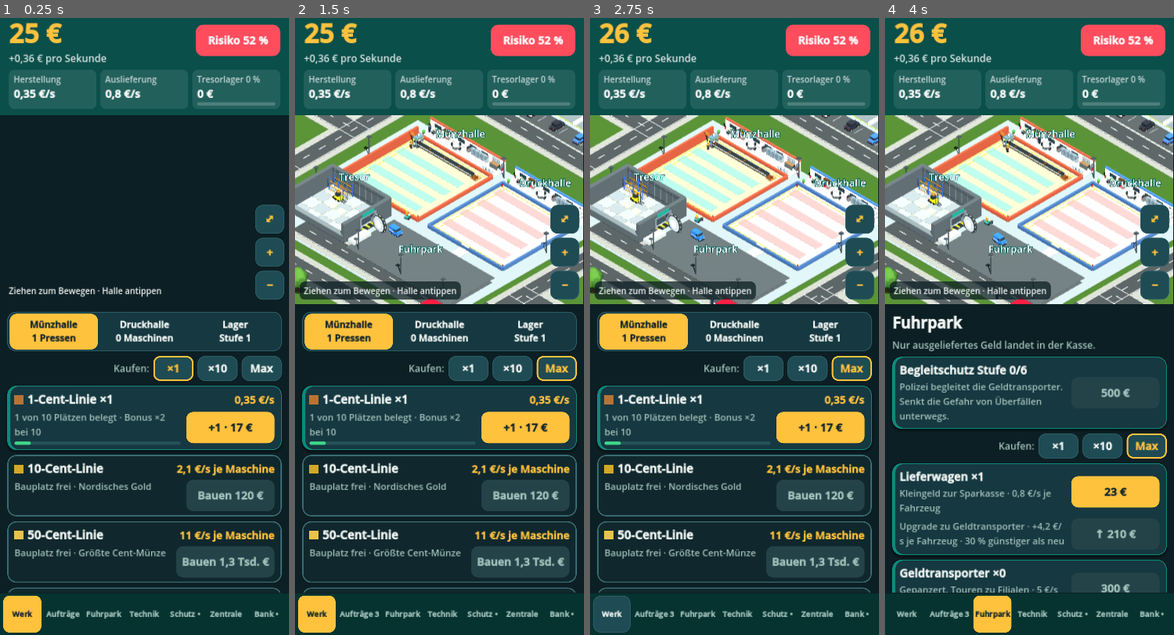
Above: before the commit, frames 1-4 (left to right).
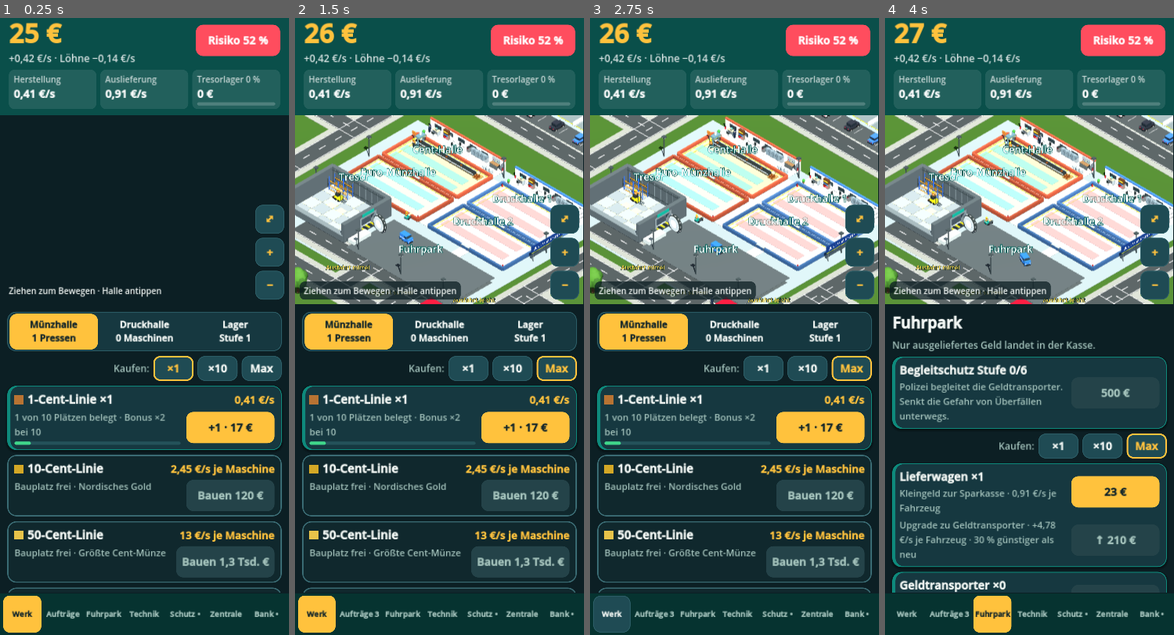
Above: after the commit, the same moments.

Repository: robertpahl1987-creator/bundesbank-idle
Game: Godot game, scene res://main.tscn
The game is run twice, just before and just after one commit, with the same random seed, the same clock (stepped at 60 frames per second) and the same inputs.
Inputs:
- Up to frame 1 (0.25 s): no input
- Up to frame 2 (1.5 s): click "+" at 0.5 s; click "Max" at 1.25 s
- Up to frame 3 (2.75 s): click "Werk" at 2 s
- Up to frame 4 (4 s): click "Fuhrpark" at 2.75 s; click "Max" at 3.5 s

The runs differ from the first frame. In frame 1, 0.6% of the frame differs, in the area x 7-89%, y 5-85%; in frame 2, 6.8%; in frame 3, 6.7%; in frame 4, 11%, in the area x 2-98%, y 0-94%.

Commit message:
Vier Hallen, Personalpflicht, Halten zum Kaufen, Bundesdruckerei-Schild, Ausfahrten leicht/mittel/schwer, Begleitschutz für Schwer- und Goldtransporte
Co-Authored-By: Claude Opus 5.5 <noreply@anthropic.com>
Claude-Session: https://claude.ai/code/session_017FzJGnvAkc8ZWZi8Mp49PX

Diff:
--- a/godot/main.gd
+++ b/godot/main.gd
@@ -142,8 +142,8 @@
 	{id="buch", n="Buchhaltung", d="Spart Lohnkosten: −5 % Löhne je Stufe.", c=20000.0},
 ]
 const STAFF := [
-	{id="arb", n="Produktionsmitarbeiter", d="Bedienen die Maschinen: bis +50 % Herstellung, wenn auf 2 Maschinen 1 Person kommt.", fee=50.0},
-	{id="fahr", n="Fahrer", d="Fahren die Transporter: bis +40 % Auslieferung bei 1 Fahrer je 2 Fahrzeuge.", fee=60.0},
+	{id="arb", n="Produktionsmitarbeiter", d="Ohne sie steht jede Maschine still. Mehr Maschinen brauchen mehr Personal.", fee=50.0},
+	{id="fahr", n="Fahrer", d="Ohne Fahrer wird nichts ausgeliefert – und ohne Auslieferung kein Geld.", fee=60.0},
 	{id="wach", n="Wachleute", d="+4 % Schutz je Person (bis +100 %).", fee=80.0},
 	{id="putz", n="Reinigungskräfte", d="+2 % Herstellung je Person (bis +20 %), weniger Maschinenschäden. Braucht den Putzraum.", fee=40.0},
 	{id="verw", n="Verwaltungskräfte", d="+3 % Auftragslohn je Person (bis +60 %), −2 % Löhne (bis −40 %). Braucht das Personalbüro.", fee=100.0},
@@ -293,7 +293,7 @@
 	return {cash=25.0, stock=0.0, lv=0, total=0.0, life=0.0, l={"c1": 1}, v={"v1": 1}, t={}, f={}, g={"g1": 2},
 		rep=0, next=90.0, warn=0.0, gang=0, won=0, lost=0, log=[], ts=now(), mig1=1, orders=[], odone=0,
 		mgr={}, auto={}, sites={}, shred=0, gold=0, zins=2, fx=[], gt=0.0, ev_next=240.0, ev_cur="", daily_day=0, streak=0,
-		box_ts=0.0, ach={}, coins=[], fakes=0, gfx=2, rooms={}, staff={}, owed=0.0, payday=300.0, unpaid_until=0.0, paid_total=0.0, hunt_next=60.0, escort=0, museum=0, amb_next=300.0, comm_next=300.0, fire=0, fire_t=0.0, fire_next=480.0, fires=0}
+		box_ts=0.0, ach={}, coins=[], fakes=0, gfx=2, rooms={}, staff={"arb": 1, "fahr": 1}, owed=0.0, payday=300.0, unpaid_until=0.0, paid_total=0.0, hunt_next=60.0, escort=0, museum=0, amb_next=300.0, comm_next=300.0, fire=0, fire_t=0.0, fire_next=480.0, fires=0}
 
 func load_game() -> void:
 	S = blank()
@@ -418,6 +418,16 @@
 	for k in ["orders", "fx", "coins"]:
 		if typeof(b[k]) != TYPE_ARRAY:
 			b[k] = []
+	if not b.has("staff_need_v1"):
+		# Umstellung „ohne Personal kein Verdienst“: vorhandene Spielstände bekommen einmalig genug Personal
+		b["staff_need_v1"] = true
+		var keep_s := S
+		S = b
+		if typeof(S["staff"]) != TYPE_DICTIONARY:
+			S["staff"] = {}
+		S["staff"]["arb"] = max(staff("arb"), need_arb())
+		S["staff"]["fahr"] = max(staff("fahr"), need_fahr())
+		S = keep_s
 	if not b.has("fleet_auto_off"):
 		b["auto"]["fleet"] = false
 		b["fleet_auto_off"] = true
@@ -496,7 +506,7 @@
 	return 1.0 + 0.05 * float(S["rep"]) if int(S["museum"]) > 0 else 1.0
 
 func glob_m() -> float:
-	return (1.0 + 0.03 * int(S["gold"])) * (1.0 + 0.02 * ach_n()) * museum_m() * fx_m("prod") * (1.0 + staff_prod_bonus()) * (1.0 + 0.04 * room("chef"))
+	return (1.0 + 0.03 * int(S["gold"])) * (1.0 + 0.02 * ach_n()) * museum_m() * fx_m("prod") * cov_arb() * (1.0 + staff_prod_bonus()) * (1.0 + 0.04 * room("chef"))
 
 func hall_m(note: bool) -> float:
 	var m := 1.0
@@ -562,23 +572,35 @@
 		n += cnt("v", v.id)
 	return n
 
+## Ohne Personal kein Verdienst: Maschinen brauchen Bedienpersonal, Fahrzeuge brauchen Fahrer
+func need_arb() -> int:
+	var m := machines_total()
+	return 0 if m == 0 else int(ceil(sqrt(float(m))))
+
+func need_fahr() -> int:
+	var v := vans_total()
+	return 0 if v == 0 else int(ceil(sqrt(float(v))))
+
+func cov_arb() -> float:
+	var n := need_arb()
+	return 1.0 if n == 0 else min(1.0, float(staff("arb")) / n)
+
+func cov_fahr() -> float:
+	var n := need_fahr()
+	return 1.0 if n == 0 else min(1.0, float(staff("fahr")) / n)
+
+## Zusatzbonus (Zufriedenheit, Reinigung) – nur wenn genug Personal da ist
 func staff_prod_bonus() -> float:
-	var need: float = max(1.0, machines_total() / 2.0)
-	var b: float = 0.5 * min(1.0, staff("arb") / need)
-	b += min(0.2, 0.02 * staff("putz"))
-	return b * morale_f()
+	return (0.3 * morale() / 100.0 + min(0.2, 0.02 * staff("putz"))) * cov_arb()
 
 func staff_del_bonus() -> float:
-	var need: float = max(1.0, vans_total() / 2.0)
-	return 0.4 * min(1.0, staff("fahr") / need) * morale_f()
+	return 0.25 * morale() / 100.0 * cov_fahr()
 
 ## Lohnkosten pro Sekunde: ein Teil des Mehrertrags, den das Personal bringt
 func wage_rate() -> float:
 	if staff_total() == 0:
 		return 0.0
-	var bonus: float = staff_prod_bonus()
-	var share: float = bonus / (1.0 + bonus)
-	var base_w: float = income() * share * 0.35 + staff_total() * 0.05
+	var base_w: float = income() * 0.1 + staff_total() * 0.05
 	var cut: float = min(0.4, 0.02 * staff("verw")) + 0.05 * room("buch")
 	return base_w * max(0.3, 1.0 - cut)
 
@@ -628,7 +650,7 @@
 	return s
 
 func del_m() -> float:
-	return tm("del") * rep_m() * (2.0 if has_d("sites", "leipzig") else 1.0) * (1.5 if has_d("mgr", "fleet") else 1.0) * fx_m("del") * (1.0 + staff_del_bonus())
+	return tm("del") * rep_m() * (2.0 if has_d("sites", "leipzig") else 1.0) * (1.5 if has_d("mgr", "fleet") else 1.0) * fx_m("del") * cov_fahr() * (1.0 + staff_del_bonus())
 
 func deliv_calc() -> float:
 	var s := 0.0
@@ -975,7 +997,13 @@
 var fling := 0.0
 var scroll_pos := 0.0
 
+func _clear_hold() -> void:
+	hold_fired = false
+
 func _input(ev: InputEvent) -> void:
+	if ev is InputEventMouseButton and not ev.pressed and ev.button_index == MOUSE_BUTTON_LEFT:
+		hold_active = false
+		call_deferred("_clear_hold")
 	if scroll == null:
 		return
 	if ev is InputEventScreenTouch and ev.index == 0:
@@ -987,6 +1015,8 @@
 			scroll_pos = scroll.scroll_vertical
 		else:
 			touch_active = false
+			hold_active = false
+			call_deferred("_clear_hold")
 	elif ev is InputEventScreenDrag and ev.index == 0 and touch_active:
 		drag_dist += abs(ev.relative.y) + abs(ev.relative.x) * 0.5
 		if drag_dist > 14.0:
@@ -1079,6 +1109,7 @@
 func _process(dt: float) -> void:
 	dt = min(dt, 1.0)
 	fling_tick(dt)
+	hold_tick(dt)
 	world_render_tick(dt)
 	download_tick()
 	S["gt"] = float(S["gt"]) + dt
@@ -1130,7 +1161,7 @@
 		l.size_flags_horizontal = Control.SIZE_EXPAND_FILL
 	return l
 
-func btn(t: String, cb: Callable, kind := "main", minw := 190) -> Button:
+func btn(t: String, cb: Callable, kind := "main", minw := 190, rep := false) -> Button:
 	var b := Button.new()
 	b.text = t
 	b.custom_minimum_size = Vector2(minw, 78)
@@ -1162,9 +1193,42 @@
 	b.add_theme_color_override("font_focus_color", fg)
 	b.add_theme_color_override("font_disabled_color", C_MUT)
 	b.pressed.connect(func():
-		if not drag_scrolled:
+		if not drag_scrolled and not hold_fired:
 			cb.call())
+	if rep:
+		b.button_down.connect(func():
+			hold_cb = cb
+			hold_active = true
+			hold_fired = false
+			hold_t = 0.45
+			hold_n = 0)
 	return b
+
+## Gedrückt halten: wiederholt kaufen, immer schneller, bis das Geld nicht mehr reicht
+var hold_cb: Callable
+var hold_active := false
+var hold_fired := false
+var hold_t := 0.0
+var hold_n := 0
+
+func hold_tick(dt: float) -> void:
+	if not hold_active:
+		return
+	if drag_scrolled:
+		hold_active = false
+		return
+	hold_t -= dt
+	if hold_t > 0.0:
+		return
+	var c0: float = float(S["cash"])
+	if hold_cb.is_valid():
+		hold_cb.call()
+	hold_fired = true
+	hold_n += 1
+	if is_equal_approx(float(S["cash"]), c0):
+		hold_active = false
+		return
+	hold_t = max(0.03, 0.16 - hold_n * 0.012)
 
 func pbar(h := 10) -> ProgressBar:
 	var p := ProgressBar.new()
@@ -1626,7 +1690,7 @@
 		var desc := lbl("", 23, C_MUT, false, true)
 		left.add_child(desc)
 		var key: String = it.k
-		var b := btn("", func(): buy(key), "main", 220)
+		var b := btn("", func(): buy(key), "main", 220, true)
 		b.size_flags_vertical = Control.SIZE_SHRINK_CENTER
 		row.add_child(b)
 		refs[key] = {btn=b, desc=desc, title=t, panel=p}
@@ -1951,7 +2015,9 @@
 	bar_stock.value = sp
 	var hint := ""
 	if S["warn"] <= 0.0:
-		if sp > 95.0 and p > d:
+		if cov_arb() < 1.0 or cov_fahr() < 1.0:
+			hint = "Zu wenig Personal: %s einstellen (Zentrale → Personal)!" % ("Produktionsmitarbeiter und Fahrer" if cov_arb() < 1.0 and cov_fahr() < 1.0 else ("Produktionsmitarbeiter" if cov_arb() < 1.0 else "Fahrer"))
+		elif sp > 95.0 and p > d:
 			hint = "Lager voll – mehr Fahrzeuge oder größeres Lager!"
 		elif p > d * 1.5:
 			hint = "Fuhrpark kommt nicht hinterher."
@@ -2699,7 +2765,7 @@
 	row.add_child(left)
 	left.add_child(lbl(title, 28, C_INK, true, true))
 	left.add_child(lbl(desc, 23, C_MUT, false, true))
-	var b := btn(label, func(): buy_extra(key), "main", 220)
+	var b := btn(label, func(): buy_extra(key), "main", 220, not key.begins_with("auto"))
 	b.disabled = not ok or done
 	b.size_flags_vertical = Control.SIZE_SHRINK_CENTER
 	row.add_child(b)
@@ -2825,7 +2891,7 @@
 		var id: String = st.id
 		var minus := btn("−", func(): hire(id, -(int(amt) if amt != "max" else 10)), "light", 80)
 		row.add_child(minus)
-		var plus := btn("", func(): hire(id, hire_count(id)), "main", 230)
+		var plus := btn("", func(): hire(id, hire_count(id)), "main", 230, true)
 		row.add_child(plus)
 		refs["st:" + id] = {cnt=cnt_l, eff=eff, plus=plus, minus=minus}
 
@@ -2854,9 +2920,9 @@
 		var e := ""
 		match st.id:
 			"arb":
-				e = "Bedarf: %d · Bonus Herstellung +%d %%" % [int(ceil(machines_total() / 2.0)), int(staff_prod_bonus() * 100)]
+				e = "Benötigt: %d · Maschinen laufen zu %d %%" % [need_arb(), int(cov_arb() * 100)]
 			"fahr":
-				e = "Bedarf: %d · Bonus Auslieferung +%d %%" % [int(ceil(vans_total() / 2.0)), int(staff_del_bonus() * 100)]
+				e = "Benötigt: %d · Fahrzeuge fahren zu %d %%" % [need_fahr(), int(cov_fahr() * 100)]
 			"wach":
 				e = "Schutz +%d %%" % int(min(1.0, 0.04 * n) * 100)
 			"putz":
--- a/godot/world.gd
+++ b/godot/world.gd
@@ -53,7 +53,7 @@
 	var tot := 0
 	for k in ["v1", "v2", "v3", "v4"]:
 		tot += cnt("v", k)
-	parts.append("fleet%d" % min(tot, 12))
+	parts.append("fleet%d,gold%d" % [min(tot, 12), int(int(S["gold"]) > 0)])
 	for k in ["v1", "v2", "v3", "v4"]:
 		parts.append(k + str(int(cnt("v", k) > 0)))
 	for k in ["v5", "v6", "v7", "v8"]:
@@ -417,6 +417,30 @@
 	extinguisher(cx + 6.8, z0 - 0.85)
 
 ## Fußwege und Türen von der Hofseite in die Halle
+const HALL_A := [-13.0, -6.4]
+const HALL_B := [-5.6, 1.0]
+const LINE_Z := {"c1": -11.75, "c10": -9.65, "c50": -7.55, "e1": -3.9, "e2": -1.3, "s5": -11.0, "s20": -8.3, "s100": -3.9, "s200": -1.3}
+
+## Hallenboden mit niedrigen Wänden; Durchgänge zum Mittelgang
+func hall_box(cx: float, z0: float, z1: float, floor_c: String, wall: String) -> void:
+	var d := z1 - z0
+	var cz := (z0 + z1) / 2.0
+	B(14, 0.14, d, floor_c, cx, 0.12, cz)
+	B(14, 0.5, 0.3, wall, cx, 0.35, z0)
+	B(14, 0.5, 0.3, wall, cx, 0.35, z1)
+	B(0.3, 0.5, d, wall, cx - 7.0, 0.35, cz)
+	B(0.3, 0.5, d, wall, cx + 7.0, 0.35, cz)
+	# Tür zum Mittelgang
+	var zd := z1 if z1 < -6.0 else z0
+	B(1.4, 0.06, 0.34, "#9aa3a8", cx, 0.62, zd)
+	B(0.1, 0.5, 0.34, "#5a6163", cx - 0.72, 0.36, zd)
+	B(0.1, 0.5, 0.34, "#5a6163", cx + 0.72, 0.36, zd)
+	# gelbe Fußwege
+	B(0.08, 0.02, d - 0.4, "#ffd21a", cx - 6.65, 0.2, cz)
+	B(0.08, 0.02, d - 0.4, "#ffd21a", cx - 5.95, 0.2, cz)
+	B(13.4, 0.02, 0.08, "#ffd21a", cx, 0.2, z1 - 0.3)
+	B(13.4, 0.02, 0.08, "#ffd21a", cx, 0.2, z0 + 0.3)
+
 func hall_paths(cx: float, note: bool) -> void:
 	# Tür in der vorderen Hallenwand
 	B(1.4, 0.06, 0.32, "#9aa3a8", cx, 0.62, 1.0)
@@ -424,12 +448,6 @@
 	B(0.1, 0.5, 0.32, "#5a6163", cx + 0.72, 0.36, 1.0)
 	# Gehweg zum Hof
 	B(1.6, 0.05, 2.0, "#c9c3b5", cx, 0.12, 2.0)
-	# Fußgängerwege in der Halle (gelbe Linien)
-	var x0 := cx - 6.8
-	B(0.08, 0.02, 13.6, "#ffd21a", x0 + 0.15, 0.2, -6.0)
-	B(0.08, 0.02, 13.6, "#ffd21a", x0 + 0.85, 0.2, -6.0)
-	B(13.4, 0.02, 0.08, "#ffd21a", cx, 0.2, 0.35)
-	B(13.4, 0.02, 0.08, "#ffd21a", cx, 0.2, -12.4)
 	extinguisher(cx + 6.6, 0.6)
 	extinguisher(cx - 6.6, -12.5)
 
@@ -460,7 +478,7 @@
 	[-19.0, -38.5, 19.0, -26.5],
 	[25.0, -4.0, 37.0, 9.5], [23.0, 13.5, 34.0, 19.0],
 	[-36.0, -12.0, -26.5, -3.0], [-33.0, 1.5, -25.5, 8.5], [-38.0, 9.5, -25.0, 18.5],
-	[-60.0, 25.0, 90.0, 28.5],
+	[-60.0, 25.0, 90.0, 28.5], [7.0, 18.0, 13.0, 55.0], [-25.0, 18.0, -19.0, 55.0],
 	[39.0, -36.0, 52.0, -20.0], [44.0, -14.0, 58.0, -1.0], [42.0, 2.0, 56.0, 11.0], [50.0, 15.0, 64.0, 33.0],
 ]
 
@@ -536,18 +554,14 @@
 func build_static() -> void:
 	B(320, 0.2, 320, "#3c5e27", 0, -0.1, 0)
 	B(35, 0.1, 31, "#8e9a9e", 0, 0.05, 0)
-	# Münzhalle (warm)
-	B(14, 0.14, 14, "#cdb68a", -8, 0.12, -6)
-	B(14, 0.5, 0.3, "#a8503a", -8, 0.35, -13)
-	B(0.3, 1.5, 14, "#a8503a", -15, 0.85, -6)
-	B(0.3, 0.5, 14, "#a8503a", -1, 0.35, -6)
-	B(14, 0.5, 0.3, "#a8503a", -8, 0.35, 1)
-	# Druckhalle (blau)
-	B(14, 0.14, 14, "#a8b6c4", 8, 0.12, -6)
-	B(14, 0.5, 0.3, "#41638f", 8, 0.35, -13)
-	B(0.3, 0.5, 14, "#41638f", 1, 0.35, -6)
-	B(0.3, 0.5, 14, "#41638f", 15, 0.35, -6)
-	B(14, 0.5, 0.3, "#41638f", 8, 0.35, 1)
+	# Vier Fertigungshallen: Cent, Euro-Münzen, Druckhalle 1 und 2 – getrennt durch einen Mittelgang
+	hall_box(-8.0, HALL_A[0], HALL_A[1], "#cdb68a", "#a8503a")
+	hall_box(-8.0, HALL_B[0], HALL_B[1], "#d3c29c", "#8f4632")
+	hall_box(8.0, HALL_A[0], HALL_A[1], "#a8b6c4", "#41638f")
+	hall_box(8.0, HALL_B[0], HALL_B[1], "#b3bfcb", "#35557c")
+	# Mittelgang mit Querweg zwischen den Hallen
+	B(30.0, 0.05, 0.8, "#c9c3b5", 0.0, 0.12, -6.0)
+	B(1.6, 0.05, 14.0, "#c9c3b5", 0.0, 0.12, -6.0)
 	# Tresor
 	B(10, 0.14, 8, "#c9b27a", -10, 0.12, 7)
 	# Hof, Rampe, Straße
@@ -566,6 +580,37 @@
 	road(-22.0, -8.0, -27.5, -8.0)
 	road(-22.0, 5.0, -27.0, 5.0)
 	road(-22.0, 14.0, -27.0, 14.0)
+	# Ausfahrten für mittlere und schwere Transporte (Süd), Abfahrten über die Bahn
+	road(2.0, 12.8, 2.0, RING_S)
+	road(10.0, 12.8, 10.0, RING_S)
+	road(10.0, RING_S, 10.0, 52.0)
+	road(-22.0, RING_S, -22.0, 52.0)
+	for ex in [["Ausfahrt leicht", 19.2, 10.6], ["Ausfahrt mittel", 2.0, 17.2], ["Ausfahrt schwer", 10.0, 17.2]]:
+		var el := Label3D.new()
+		el.text = ex[0]
+		el.font_size = 72
+		el.pixel_size = 0.011
+		el.outline_size = 16
+		el.outline_modulate = Color("#13262a")
+		el.modulate = Color("#ffc23d")
+		el.billboard = BaseMaterial3D.BILLBOARD_ENABLED
+		el.no_depth_test = true
+		el.position = Vector3(ex[1], 2.2, ex[2])
+		add_child(el)
+	# Schild der Bundesdruckerei an der Druckerei
+	for zz in [-8.6, -3.4]:
+		C(0.06, 0.06, 2.3, "#5a6163", 16.3, 1.2, zz, null, 6)
+	B(0.12, 1.0, 5.8, "#13336b", 16.3, 2.0, -6.0)
+	B(0.13, 0.08, 5.8, "#e9b915", 16.3, 1.48, -6.0)
+	var bd := Label3D.new()
+	bd.text = "BUNDESDRUCKEREI"
+	bd.font_size = 64
+	bd.pixel_size = 0.0085
+	bd.outline_size = 0
+	bd.modulate = Color("#ffffff")
+	bd.position = Vector3(16.37, 2.02, -6.0)
+	bd.rotation.y = PI / 2
+	add_child(bd)
 	# Natürliche Vegetation: Laubbäume, Nadelbäume, Birken und Büsche
 	var n := 0
 	var xg := -46.0
@@ -618,8 +663,10 @@
 	annex(8.0, true)
 	hall_paths(-8.0, false)
 	hall_paths(8.0, true)
-	label3d("Münzhalle", -8, 3.4, -14)
-	label3d("Druckhalle", 8, 3.4, -14)
+	label3d("Cent-Halle", -8, 3.0, -9.7)
+	label3d("Euro-Münzhalle", -8, 3.0, -2.3)
+	label3d("Druckhalle 1", 8, 3.0, -9.7)
+	label3d("Druckhalle 2", 8, 3.0, -2.3)
 	label3d("Tresor", -10, 4.4, 4.0)
 	label3d("Fuhrpark", 6, 2.4, 7.5)
 	for i in range(3):
@@ -656,7 +703,7 @@
 	for i in range(main.LINES.size()):
 		var l: Dictionary = main.LINES[i]
 		var note: bool = l.get("note", false)
-		var z: float = (-11.2 + (i - 5) * 3.2) if note else (-11.4 + i * 2.6)
+		var z: float = LINE_Z.get(l.id, -6.0)
 		var x0: float = 2.0 if note else -14.0
 		var L := 11.0
 		var c := cnt("l", l.id)
@@ -770,7 +817,7 @@
 		dyn.add_child(wg)
 		for j in range(wk):
 			var p := person("#3f6fb5" if note else "#ff7a1a", wg, true)
-			p.position = Vector3(x0 + 1.5 + j * 2.2, 0.2, z + 1.15)
+			p.position = Vector3(x0 + 1.5 + j * 2.2, 0.2, z + (1.0 if not note else 1.25))
 		merge_deep(wg)
 		anim.work.append({p = wg, x = 0.0, ph = randf() * 6.0})
 	# Tresorlager wächst mit der Stufe
@@ -1216,7 +1263,7 @@
 	return 0
 
 ## Mauer-Abschnitte (Start, Ende) rund ums Werk, mit Lücke für das Tor
-const WALL_SEGS := [[-17.6, -15.6, 17.6, -15.6], [-17.6, -15.6, -17.6, 15.6], [-17.6, 15.6, 17.6, 15.6], [17.6, -15.6, 17.6, 11.2], [17.6, 14.4, 17.6, 15.6]]
+const WALL_SEGS := [[-17.6, -15.6, 17.6, -15.6], [-17.6, -15.6, -17.6, 15.6], [-17.6, 15.6, 0.2, 15.6], [3.8, 15.6, 8.2, 15.6], [11.8, 15.6, 17.6, 15.6], [17.6, -15.6, 17.6, 11.2], [17.6, 14.4, 17.6, 15.6]]
 
 func wall_piece(x1: float, z1: float, x2: float, z2: float, h: float, th: float, col: String, y0 := 0.1) -> void:
 	var dx := x2 - x1
@@ -1270,6 +1317,13 @@
 	if wt >= 2:
 		B(0.6, 2.6, 0.6, "#8a8478", 17.6, 1.4, 10.9, dyn)
 		B(0.6, 2.6, 0.6, "#8a8478", 17.6, 1.4, 14.7, dyn)
+	# Ausfahrten Süd (mittel und schwer) mit Schranken
+	if wt >= 1:
+		for gx in [2.0, 10.0]:
+			for o in [-1.8, 1.8]:
+				B(0.5, 2.0 if wt >= 2 else 1.5, 0.5, "#8a8478", gx + o, 1.1, 15.6, dyn)
+			B(3.2, 0.08, 0.08, "#c8102e", gx, 1.0, 15.9, dyn)
+			B(0.3, 0.9, 0.3, "#e9e4d8", gx - 2.4, 0.55, 16.1, dyn)
 	# Wachtürme an den Ecken
 	if wt >= 3:
 		for c in [[-17.6, -15.6], [17.6, -15.6], [-17.6, 15.6], [17.6, 15.6]]:
@@ -1705,9 +1759,12 @@
 
 ## Gepanzerter Werttransporter: Kurzhauber mit großem Kühlergrill, schräger Panzerscheibe,
 ## durchgehendem Panzeraufbau, Schießscharten, Lüftungsgittern und Rundumleuchte
-func armored(v: Node3D, L: float, big: bool) -> void:
+func armored(v: Node3D, L: float, big: bool, body_c := "", stripe_c := "#e9b915") -> void:
 	var Y := "#4a5459" if big else "#e9b915"
 	var Yd := "#2f373b" if big else "#c99a0c"
+	if body_c != "":
+		Y = body_c
+		Yd = Color(body_c).darkened(0.3).to_html(false)
 	var W := 1.08 if big else 0.98
 	var H := 1.35 if big else 1.2
 	var fx := L / 2.0
@@ -1752,7 +1809,7 @@
 	B(bl_len, H, W + 0.02, Y, bx, 0.36 + H / 2.0, 0, v)
 	B(bl_len + 0.7, 0.05, W + 0.03, Yd, bx + 0.35, 0.36 + H, 0, v)
 	if big:
-		B(bl_len + 0.7, 0.12, W + 0.04, "#e9b915", bx + 0.35, 0.36 + H * 0.3, 0, v)
+		B(bl_len + 0.7, 0.12, W + 0.04, stripe_c, bx + 0.35, 0.36 + H * 0.3, 0, v)
 	for zz in [-1.0, 1.0]:
 		var zs: float = zz * (W / 2.0 + 0.015)
 		# Schießscharten und Lüftungsgitter
@@ -1928,7 +1985,7 @@
 		smoke.albedo_color = Color(0.18, 0.18, 0.2, 0.55)
 		smoke.transparency = BaseMaterial3D.TRANSPARENCY_ALPHA
 		smoke.shading_mode = BaseMaterial3D.SHADING_MODE_UNSHADED
-		for spot in [[6.5, -9.0], [9.5, -5.5], [11.5, -10.5]]:
+		for spot in [[5.5, -11.0], [9.5, -8.3], [12.0, -3.9]]:
 			for k in 3:
 				var f := C(0.0, 0.45 - k * 0.1, 1.4 - k * 0.3, "#ff7a1a", spot[0] + (k - 1) * 0.35, 1.9 + (1.4 - k * 0.3) / 2.0, spot[1] + (k % 2) * 0.3, fxn, 7)
 				f.material_override = flame if k != 1 else flame2
@@ -1992,8 +2049,16 @@
 		x += 12.0
 	B(L, 0.025, 0.025, "#2b3033", cx, 3.05, RAIL_Z, tr)
 	B(L, 0.02, 0.02, "#2b3033", cx, 3.3, RAIL_Z, tr)
+	# Bahnübergänge der Ausfahrten mit Andreaskreuz
+	for cx2 in [10.0, -22.0]:
+		B(3.4, 0.06, 2.4, "#5f6466", cx2, 0.42, RAIL_Z, tr)
+		for sd in [-1.0, 1.0]:
+			C(0.04, 0.04, 1.6, "#e8ecee", cx2 + sd * 2.1, 0.8, RAIL_Z + sd * 2.0, tr, 6)
+			var xa := B(0.06, 0.06, 0.8, "#c8102e", cx2 + sd * 2.1, 1.5, RAIL_Z + sd * 2.0, tr)
+			xa.rotation.x = 0.8
+			var xb := B(0.06, 0.06, 0.8, "#e8ecee", cx2 + sd * 2.1, 1.5, RAIL_Z + sd * 2.0, tr)
+			xb.rotation.x = -0.8
 	merge_deep(tr)
-	# Bahnübergang an der Hauptstraße-Verlängerung nicht nötig: Zug fährt hinter dem Werk vorbei
 	var train := Node3D.new()
 	# E-Lok (vorne, Fahrtrichtung +x)
 	rail_bogie(1.2, train)
@@ -2127,7 +2192,18 @@
 			var esc := B(0.3, 0.14, 0.3, "#3a6fd8", 0.2, 1.42, 0, tr)
 			esc.material_override = mat("#3a6fd8", 1.0, true)
 		dyn.add_child(tr)
-		anim.trucks.append({t = tr, u = float(j) / fleet.size()})
+		var pid: String = {"v1": "light", "v2": "light", "v3": "mid", "v4": "heavy"}[k]
+		var u0 := float(j) / fleet.size()
+		anim.trucks.append({t = tr, u = u0, path = pid})
+		if k == "v3" or k == "v4":
+			heavy_escort(pid, u0)
+	if int(main.S["gold"]) > 0:
+		# Goldtransport: schwarzer Panzerwagen mit Goldstreifen, immer mit Polizei und SEK
+		var gt := Node3D.new()
+		armored(gt, 3.0, true, "#1f2326", "#d4a826")
+		dyn.add_child(gt)
+		anim.trucks.append({t = gt, u = 0.5, path = "heavy"})
+		heavy_escort("heavy", 0.5)
 	if cnt("v", "v5") > 0:
 		build_railway()
 	if cnt("v", "v6") > 0:
@@ -2152,6 +2228,19 @@
 		for k in range(3):
 			B(0.9, 1.1, 0.05, "#9aa3a8", 9.9 + k * 1.1, 0.7, 6.83, dyn)
 
+## Begleitschutz für schwere Geld- und Goldtransporte: Streifenwagen voraus, SEK dahinter
+func heavy_escort(pid: String, u0: float) -> void:
+	var gap: float = 3.2 / float(PATHS_LEN_EST.get(pid, 60.0))
+	var pc := police_car()
+	dyn.add_child(pc)
+	anim.trucks.append({t = pc, u = u0 + gap, path = pid})
+	if cnt("g", "g7") > 0:
+		var sek := police_car("#1d2326", "#3a4046", true)
+		dyn.add_child(sek)
+		anim.trucks.append({t = sek, u = u0 - gap * 1.1, path = pid})
+
+const PATHS_LEN_EST := {"light": 56.0, "mid": 75.0, "heavy": 60.0}
+
 var pile_slots := []
 
 ## Paletten einmal pro Ausbau bauen, danach nur ein- und ausblenden
@@ -2181,6 +2270,32 @@
 
 # ---------------------------------------------------------------- Wege
 const TRUCK_PATH := [[-2.8, 5.0], [6.0, 5.5], [14.5, 9.0], [14.5, 12.8], [42.0, 12.8]]
+const PATHS := {
+	"light": [[-2.8, 5.0], [6.0, 5.5], [14.5, 9.0], [14.5, 12.8], [42.0, 12.8]],
+	"mid": [[-2.8, 5.0], [2.0, 6.5], [2.0, 12.8], [2.0, 19.5], [-22.0, 19.5], [-22.0, 50.0]],
+	"heavy": [[-2.8, 5.0], [10.0, 6.5], [10.0, 12.8], [10.0, 19.5], [10.0, 50.0]],
+}
+var path_len := {}
+
+func along_path(pid: String, u: float) -> Array:
+	var P: Array = PATHS[pid]
+	if not path_len.has(pid):
+		var tot := 0.0
+		for i in range(P.size() - 1):
+			tot += Vector2(P[i + 1][0] - P[i][0], P[i + 1][1] - P[i][1]).length()
+		path_len[pid] = tot
+	var d: float = clamp(u, 0.0, 1.0) * float(path_len[pid])
+	for i in range(P.size() - 1):
+		var a: Array = P[i]
+		var b: Array = P[i + 1]
+		var l := Vector2(b[0] - a[0], b[1] - a[1]).length()
+		if d <= l:
+			var f: float = d / l
+			return [a[0] + (b[0] - a[0]) * f, a[1] + (b[1] - a[1]) * f, atan2(-(b[1] - a[1]), b[0] - a[0])]
+		d -= l
+	var e: Array = P[P.size() - 1]
+	return [e[0], e[1], 0.0]
+
 var segs := []
 var seg_tot := 0.0
 func along(u: float) -> Array:
@@ -2462,7 +2577,8 @@
 		anim.cams[i].rotation.y = sin(t * 0.6 + i) * 0.9
 	var dsp: float = 0.02 + min(0.08, log(main.deliv() + 1.0) / log(10.0) * 0.012)
 	for tr in anim.trucks:
-		var a := along(fposmod(tr.u + t * dsp, 1.0))
+		var pid: String = tr.get("path", "light")
+		var a := along_path(pid, fposmod(tr.u + t * dsp * (110.0 / float(path_len.get(pid, 110.0))), 1.0))
 		tr.t.position = Vector3(a[0], 0, a[1])
 		tr.t.rotation.y = a[2]
 	for f in anim.get("fire", []):
